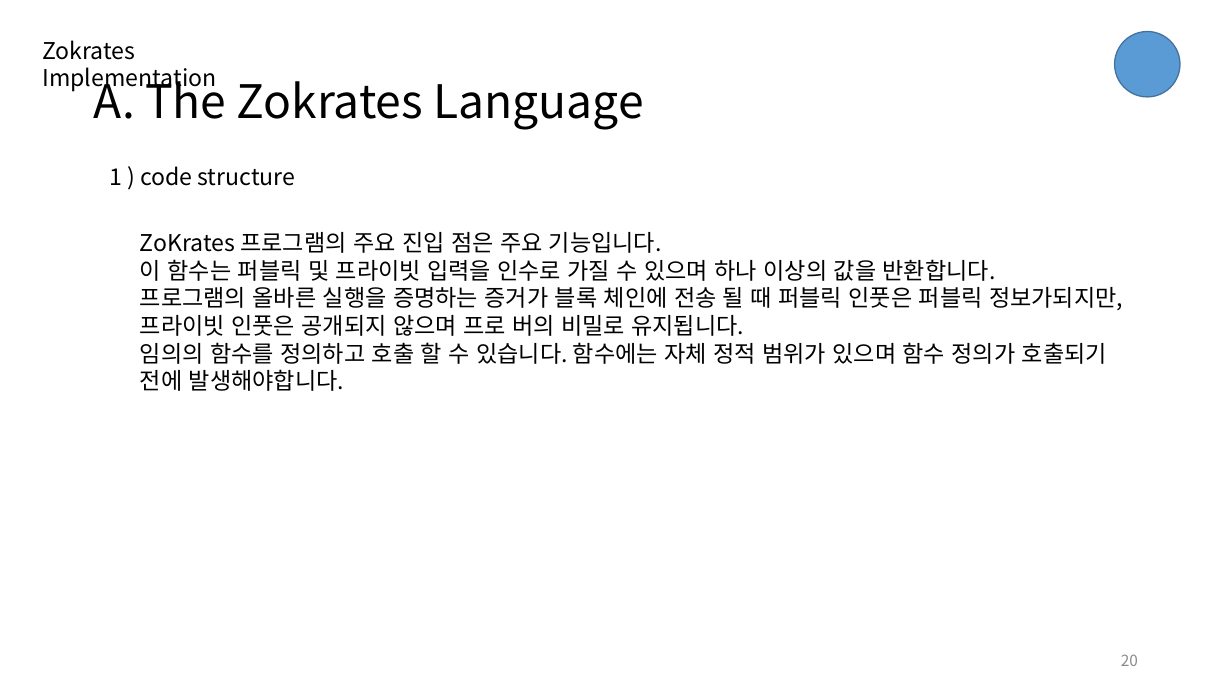
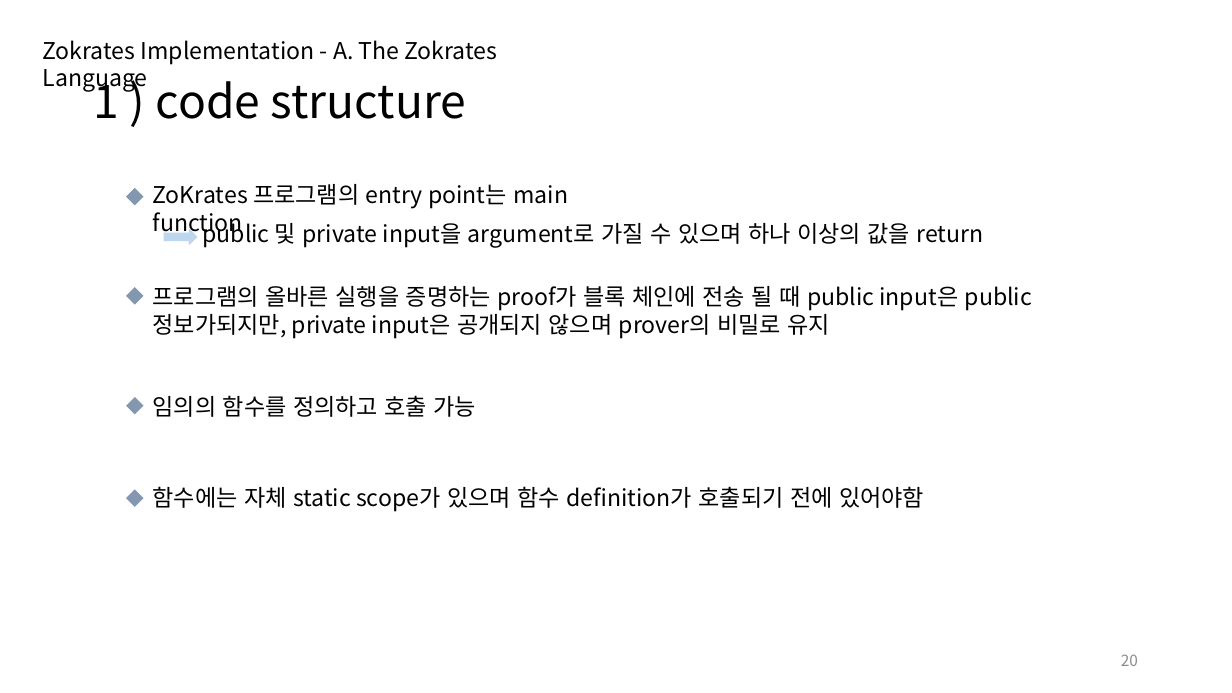
Before and after one commit to djm02309/paper, a slide deck: slide 20 of zokrates/ZoKrates.pptx. Drawn at 1232x693 pixels with LibreOffice and Linux fonts; fonts in the diff are those of the drawing. Boxes give left, top, right and bottom in pixels: in the first picture for what was removed or moved away, otherwise in the second. Text is boxed around its words. In the diff, an @@ line names an element or a change of style, - is before the commit and + after.

```diff
--- a/zokrates/ZoKrates.pptx
+++ b/zokrates/ZoKrates.pptx
@@ text at [42, 40, 497, 92]: text changed @@
-Zokrates Implementation
+Zokrates Implementation - A. The Zokrates Language
@@ ellipse removed at [1115, 31, 1180, 97] @@
@@ title at [94, 73, 466, 119]: text changed @@
-A. The Zokrates Language
+1 ) code structure
@@ text removed at [109, 166, 296, 186] @@
-1 ) code structure
@@ diamond added at [126, 188, 143, 205], fill #8497B0 @@
@@ text added at [153, 184, 568, 209], 18 pt, text #000000 @@
+ZoKrates 프로그램의 entry point는 main function
@@ right arrow added at [164, 228, 198, 246], fill #BDD7EE @@
@@ text added at [202, 219, 984, 248], 18 pt, text #000000 @@
+public 및 private input을 argument로 가질 수 있으며 하나 이상의 값을 return
@@ diamond added at [126, 287, 143, 305], fill #8497B0 @@
@@ text at [153, 286, 1032, 338]: text changed @@
-ZoKrates 프로그램의 주요 진입 점은 주요 기능입니다.
-이 함수는 퍼블릭 및 프라이빗 입력을 인수로 가질 수 있으며 하나 이상의 값을 반환합니다.
-프로그램의 올바른 실행을 증명하는 증거가 블록 체인에 전송 될 때 퍼블릭 인풋은 퍼블릭 정보가되지만, 프라이빗 인풋은 공개되지 않으며 프로 버의 비밀로 유지됩니다.
-임의의 함수를 정의하고 호출 할 수 있습니다. 함수에는 자체 정적 범위가 있으며 함수 정의가 호출되기 전에 발생해야합니다.
+프로그램의 올바른 실행을 증명하는 proof가 블록 체인에 전송 될 때 public input은 public 정보가되지만, private input은 공개되지 않으며 prover의 비밀로 유지
@@ diamond added at [126, 397, 143, 415], fill #8497B0 @@
@@ text added at [153, 395, 477, 417], 18 pt, text #000000 @@
+임의의 함수를 정의하고 호출 가능
@@ diamond added at [126, 490, 143, 507], fill #8497B0 @@
@@ text added at [153, 486, 924, 512], 18 pt, text #000000 @@
+함수에는 자체 static scope가 있으며 함수 definition가 호출되기 전에 있어야함
```
Also in this commit, not shown: 24 other slides changed.
